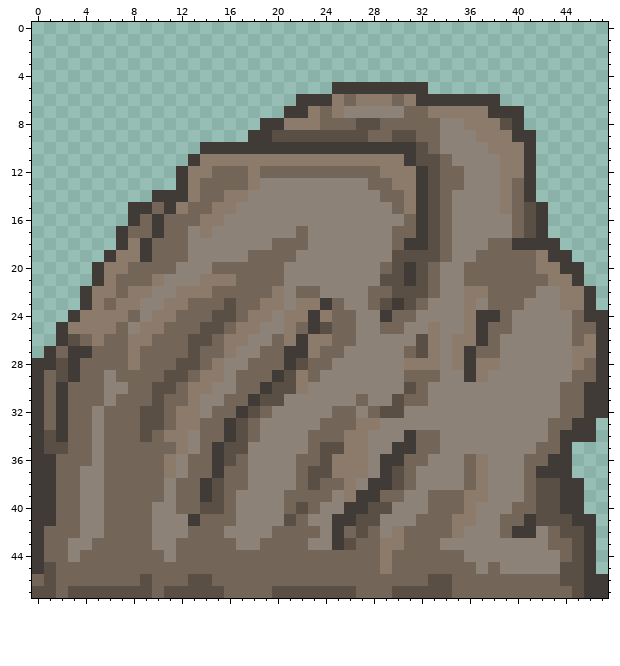
Pixel-art sprite: HKU/GameDevSimRPG/Assets/Sprites/Rock1.png. That is the earlier state.
The file is 48x48 pixels.
The same view after the edit:
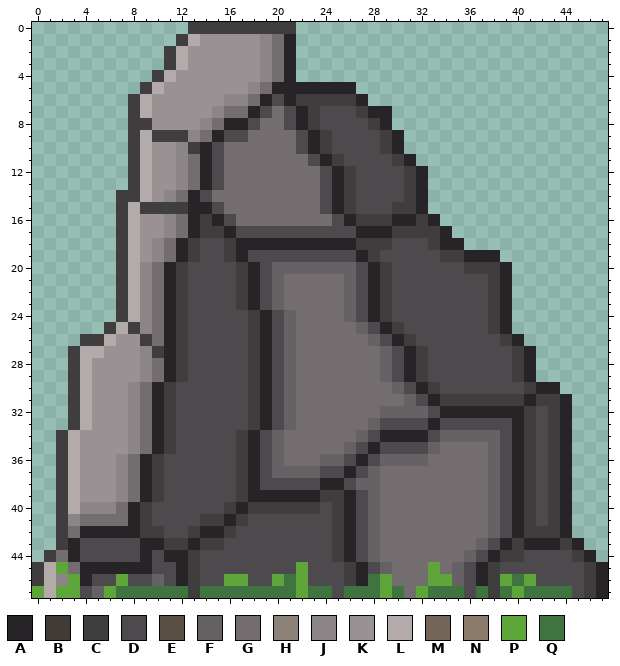
Palette (. is transparent): A #262426  B #403b36  C #403d3f  D #4d494c  E #594f44  F #666164  G #736d70  H #8c8277  J #8c8588  K #999193  L #b3aaaa  M #736557  N #8c7b6b  P #5ea63a  Q #3f733f
The exact change:
Changed rows in their new state; - is an unchanged pixel.
first column x 0:
 0 -------------CCCCCCCCC--------------------------
 1 ------------CLKKKKKJGA--------------------------
 2 -----------CLKKKKKKJGA--------------------------
 3 -----------CLKKKKKKJGA--------------------------
 4 ----------CLKKKKKKKJGA--------------------------
 5 ---------CLKKKKKKKJGAAAAAAA......---------------
 6 --------CLKKKKKKJJGADACCCCCA...........---------
 7 --------CLKKKKKJGGADGDACDDDCAA...........-------
 8 --------CCKKKKJGAADGGDACDDDDCA...........-------
 9 --------CLCCCJGADDGGGGDACDDDDCA...........------
10 --------CLKKJCADGGGGGGDACDDDDCA...........------
11 --------CLKKJGADGGGGGGGDACDDDDCA..........------
12 --------CLKKJGADGGGGGGGGDACDDDDCA.........------
13 --------CLKKJGADGGGGGGGGDACDDDDCA.........------
14 -------CCLKJGADGGGGGGGGGDACDDDDCA.........------
15 -------CLCCCCAADGGGGGGGGDACDDDCCA..........-----
16 -------CLKKJGACADGGGGGGGGDACCCAACA.........-----
17 -------CLKKJGACCADDDDDDDDDDAAACCCCA........-----
18 -------CLKJGACDDCAAAAAAAAAACCCDDDCAA........----
19 ------.CLKJGACDDCADDDDDDDDDACDDDDDCCAAA......---
20 -----..CLJGACDDDDCADFFFFFFFDACDDDDDDCCCA......--
21 -----..CLJGACDDDDCADFGGGGGFDACDDDDDDDDCA......--
22 ----...CLJGACDDDDCADFGGGGGFDACDDDDDDDDCA.......-
23 ----...CLJGACDDDDCADFGGGGGFDACDDDDDDDDCA.......-
24 ---....CLJGACDDDDDCADFGGGGFDACDDDDDDDDCA........
25 --....CLCJGACDDDDDCADFGGGGGFDACDDDDDDDCA........
26 --..CCLKKCGACDDDDDCADFGGGGGGFDACDDDDDDDCA.......
27 -..CLLKKKJCACDDDDDCADFGGGGGGGFDACDDDDDDDCA......
28 ...CLKKKKJGACDDDDDCADFGGGGGGGFDACDDDDDDDCA......
29 ...CLKKKKJGACDDDDDCADFGGGGGGGFDACDDDDDDDCA......
30 ...CLKKKJGACDDDDDDCADFGGGGGGGGFDACDDDDDDDCAA....
31 ...CLKKKJGACDDDDDDCADFGGGGGGGGGFDACCCCCCCACCA...
32 ...CLKKKJGACDDDDDDCADFGGGGGGGFFFFDAAAAAAACDCA...
33 ...CLKKKJGACDDDDDDCADFGGGGGGFDDDDADDDDDDACDCA..-
34 ..CLKKKKJGACDDDDDCADFGGGGGGFDAAAADFFFFFDACDCA..-
35 ..CLKKKKJGACDDDDDCADFGGGGGFDADDDDFGGGGFDACDCA---
36 ..CLKKKJGACDDDDDDCADFGGGFFDADFFFFGGGGGFDACDCA---
37 ..CLKKKJGACDDDDDDCADFFFFDDADFGGGGGGGGGFDACDCA---
38 ..CLKKKJGACDDDDDDCADDDDDAADFFGGGGGGGGGFDACDCA.--
39 ..CLKKKJGACDDDDDDCAAAAAACCADFGGGGGGGGGFDACDCA.--
40 ..CLJJJGACDDDDDDCACCCCCCDCADFGGGGGGGGGFDACDCA.--
41 ..CJGGGGACDDDDCCACDDDDDDDCADFGGGGGGGGGFDACDCA..-
42 ..CGAAAAACCDDCAACDDDDDDDDCADFGGGGGGGGGFDACCCA..-
43 ..CADDDDDAACCACCDDDDDDDDDCADFGGGGGGGGFDACAAACA.-
44 .CGADDDDDADAACDDDDDDDDDDDCADFGGGGGGGFDACCDDDDCA-
45 CLPGAAAAAADDACDDDDDDDDPDDDCADFGGGPGFDACDDDDDDDCA
46 CLJPADDPDDFDACDDPPDDPQPDDDCAQPGGGPPFDACPQPDDDDCA
47 PLPPDFPQQQQQQCQQQQQQQQPQQDQQQPQGPQQQDQCQPQQQQDCA
